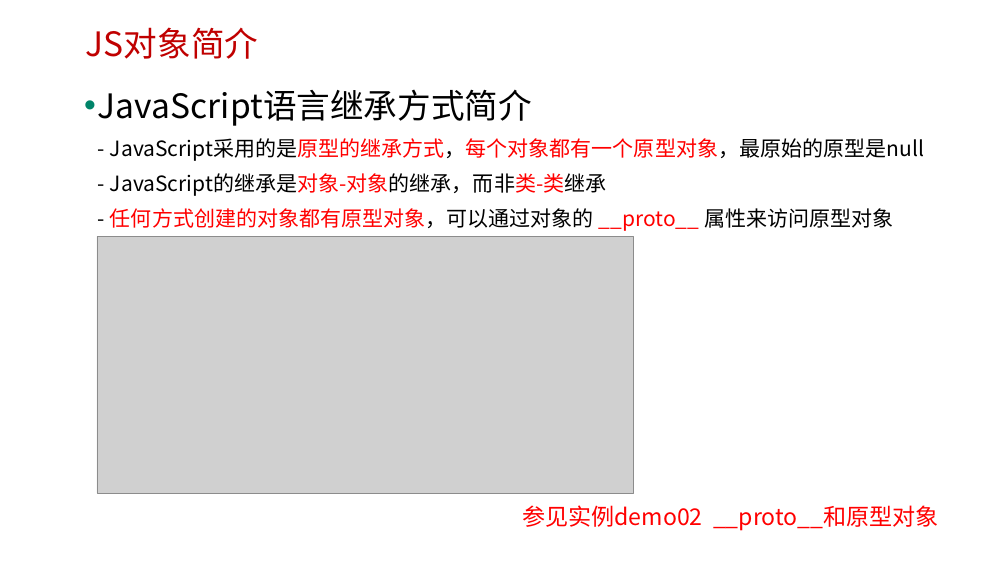
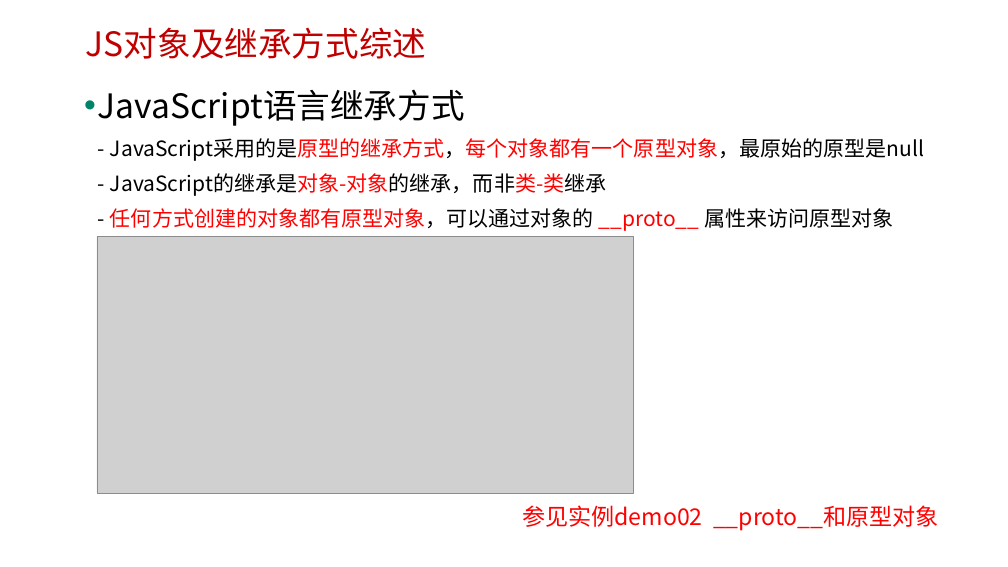
Before and after one commit to edu2act/course-javascript-advanced, a slide deck: slide 5 of 课程PPT/07.JavaScript面向对象编程 一（7、原型继承）.pptx. Drawn at 1008x567 pixels with LibreOffice and Linux fonts; fonts in the diff are those of the drawing; grey boxes stand for pictures; background and template pictures are left out. Boxes give left, top, right and bottom in pixels: in the first picture for what was removed or moved away, otherwise in the second. Text is boxed around its words. In the diff, an @@ line names an element or a change of style, - is before the commit and + after.

```diff
--- a/课程PPT/07.JavaScript面向对象编程 一（7、原型继承）.pptx
+++ b/课程PPT/07.JavaScript面向对象编程 一（7、原型继承）.pptx
@@ text at [86,27,427,59]: text changed @@
-JS对象简介
+JS对象及继承方式综述
@@ text at [98,89,924,231]: text changed @@
-• JavaScript语言继承方式简介
-  - JavaScript采用的是原型的继承方式，每个对象都有一个原型对象，最原始的原型是null
-  - JavaScript的继承是对象-对象的继承，而非类-类继承
-  - 任何方式创建的对象都有原型对象，可以通过对象的 __proto__ 属性来访问原型对象
+• JavaScript语言继承方式
+  - JavaScript采用的是原型的继承方式，每个对象都有一个原型对象，最原始的原型是null
+  - JavaScript的继承是对象-对象的继承，而非类-类继承
+  - 任何方式创建的对象都有原型对象，可以通过对象的 __proto__ 属性来访问原型对象
```
Also in this commit, not shown: 2 other files.
